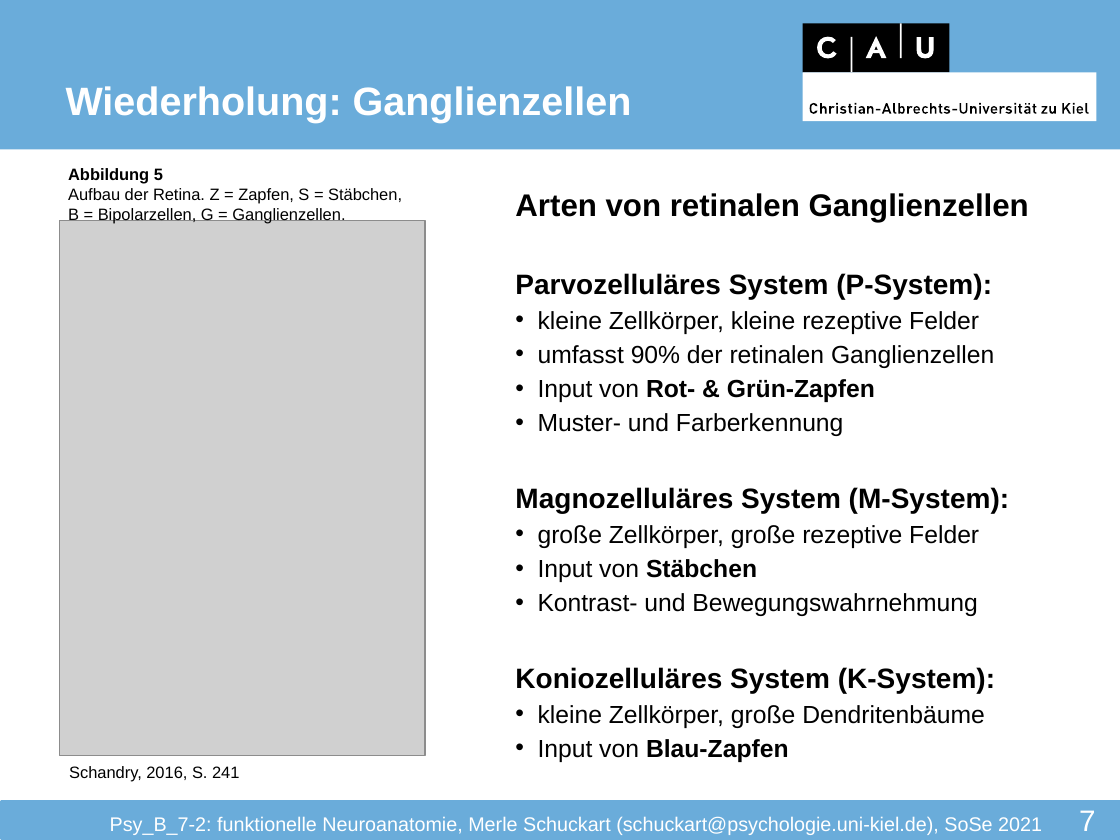
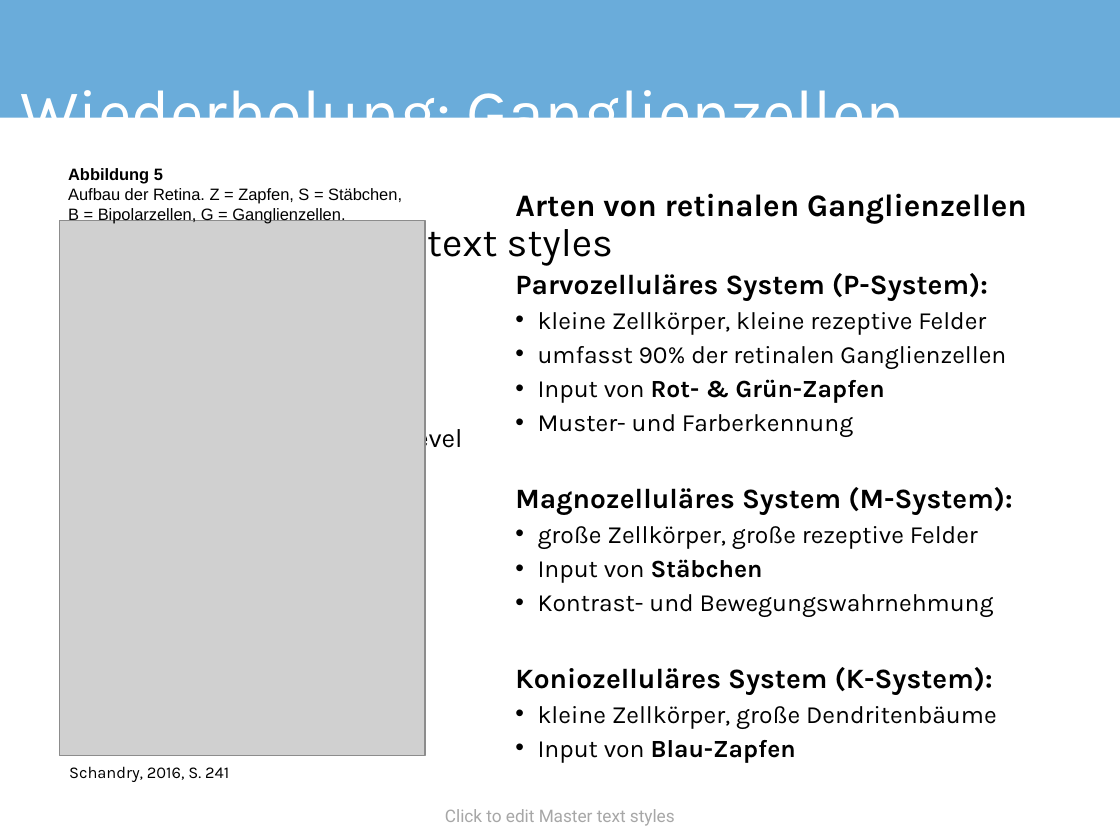
Before and after one commit to JuliusWelzel/teaching, a slide deck: slide 7 of seminars/funct_neuroanatomy_jw/Seminarfolien/FunNeuro_S03_Sehen_MS.pptx. Drawn at 1120x840 pixels with LibreOffice and Linux fonts; fonts in the diff are those of the drawing; grey boxes stand for pictures; background and template pictures are left out. Boxes give left, top, right and bottom in pixels: in the first picture for what was removed or moved away, otherwise in the second. Text is boxed around its words. In the diff, an @@ line names an element or a change of style, - is before the commit and + after.

Commit message:
[ADD] Neuro seminar S04 Sehen

```diff
--- a/seminars/funct_neuroanatomy_jw/Seminarfolien/FunNeuro_S03_Sehen_MS.pptx
+++ b/seminars/funct_neuroanatomy_jw/Seminarfolien/FunNeuro_S03_Sehen_MS.pptx
@@ rectangle: place and size @@
-rectangle at <box>0,0,1120,149</box>
+rectangle at <box>0,0,1120,117</box>
@@ title "Wiederholung: Ganglienzellen": place and size @@
-title "Wiederholung: Ganglienzellen" at <box>66,86,632,123</box>
+title "Wiederholung: Ganglienzellen" at <box>21,76,905,118</box>
@@ title "Wiederholung: Ganglienzellen" at <box>21,76,905,118</box>: size 24 to 39.6 pt, font Arial to Karla, bold off; vertical alignment bottom to middle @@
@@ group removed at <box>803,24,1097,121</box>: 4 rectangles, 4 freeform shapes @@
@@ text "Arten von retinalen Ganglienzellen" at <box>515,193,1027,763</box>: font Arial to Karla @@
@@ text added at <box>68,216,613,453</box>, 24 pt, text #000000 @@
+Click to edit Master text styles
+  Second level
+    Third level
+      Fourth level
+        Fifth level
@@ text "Schandry, 2016, S. 241" at <box>69,766,229,782</box>: font Arial to Karla @@
@@ rectangle removed at <box>2,803,1120,839</box> @@
@@ text added at <box>445,809,675,826</box>, 10.5 pt, text #A7A7A7 @@
+Click to edit Master text styles
@@ text removed at <box>110,816,1042,835</box> @@
-Psy_B_7-2: funktionelle Neuroanatomie, Merle Schuckart (schuckart@psychologie.uni-kiel.de), SoSe 2021
@@ page number removed at <box>1079,810,1095,831</box> @@
-7
```
Also in this commit, not shown: 21 other slides changed, 3 slides added, 1 slide removed, 4 other files.
